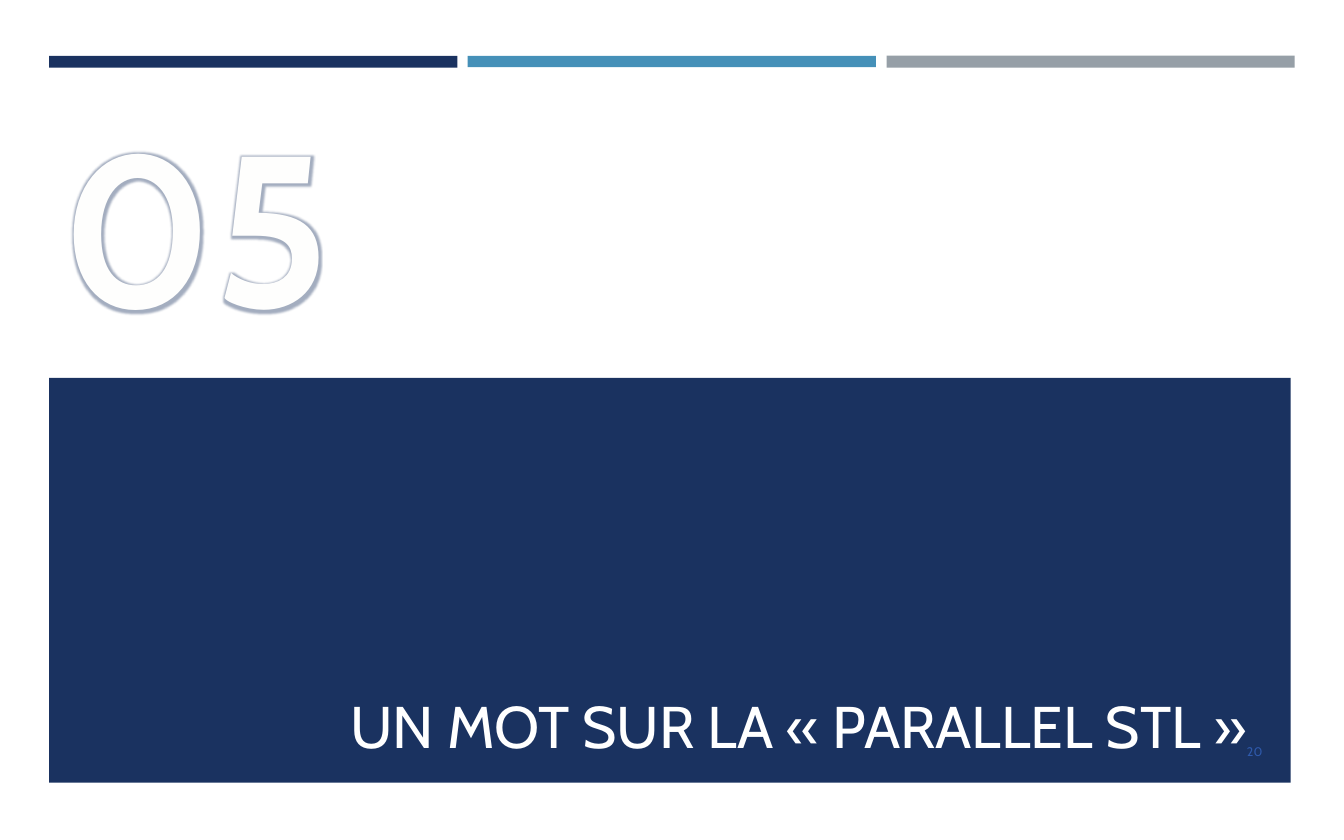
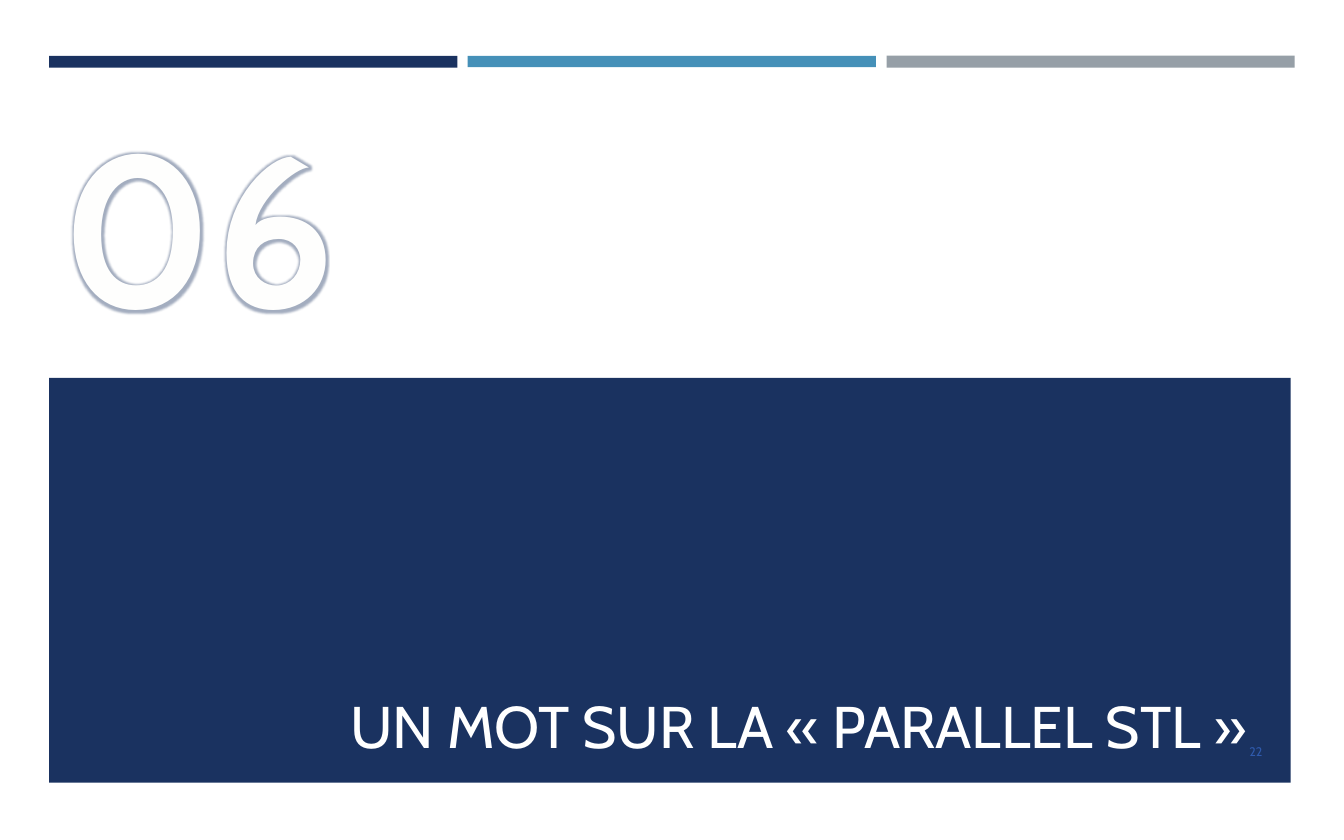
Before and after one commit to franckginguene/cpp_scalian, a slide deck: slide 22 of diapos/CPP_aprem.pptx (slide 20 before the commit). Drawn at 1344x840 pixels with LibreOffice and Linux fonts; fonts in the diff are those of the drawing. Boxes give left, top, right and bottom in pixels: in the first picture for what was removed or moved away, otherwise in the second. Text is boxed around its words. In the diff, an @@ line names an element or a change of style, - is before the commit and + after.

```diff
--- a/diapos/CPP_aprem.pptx
+++ b/diapos/CPP_aprem.pptx
@@ text at (62, 152, 335, 314): text changed @@
-05
+06
@@ page number at (1249, 747, 1262, 756): text changed @@
-20
+22
```
Also in this commit, not shown: 2 slides added.
